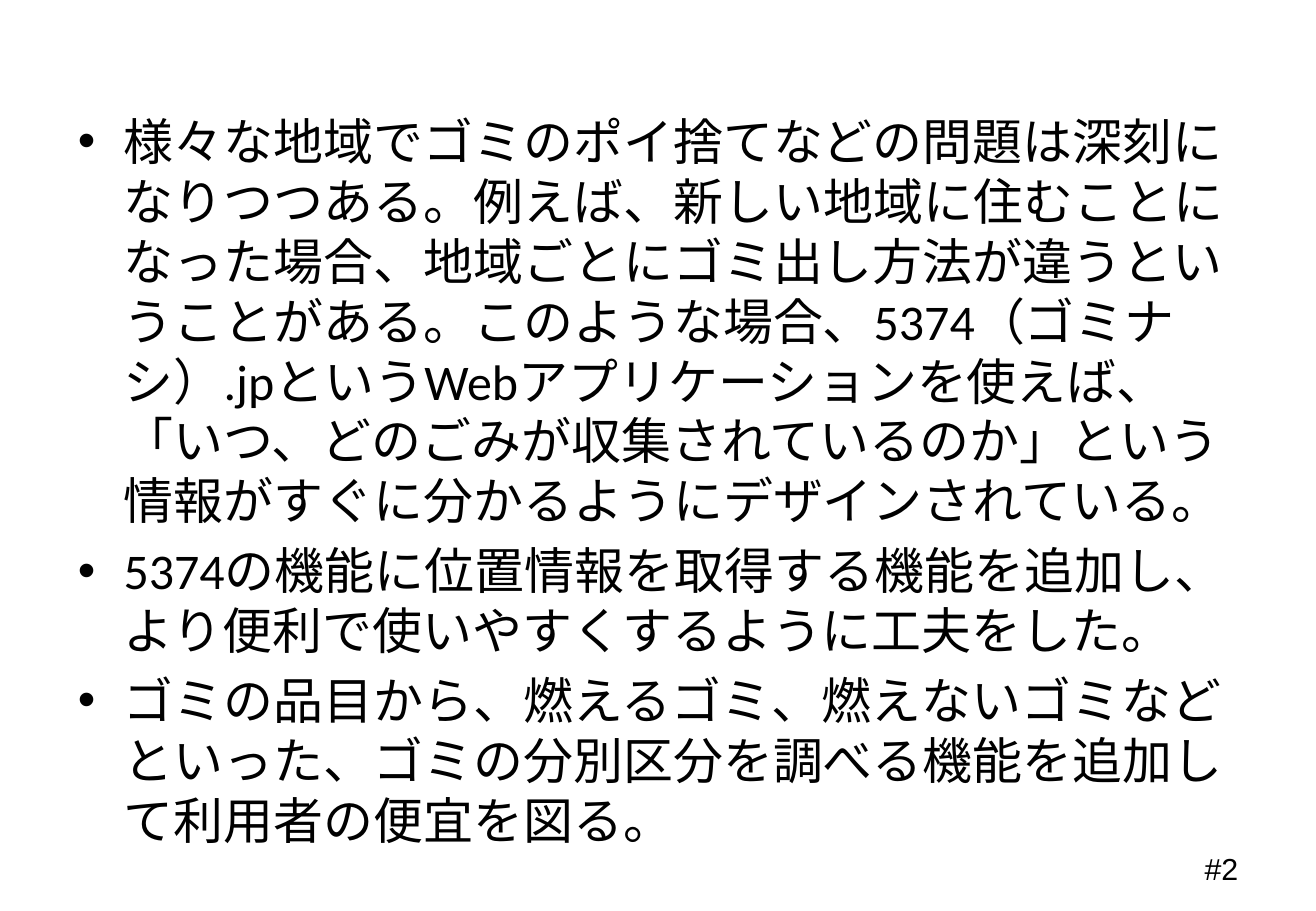
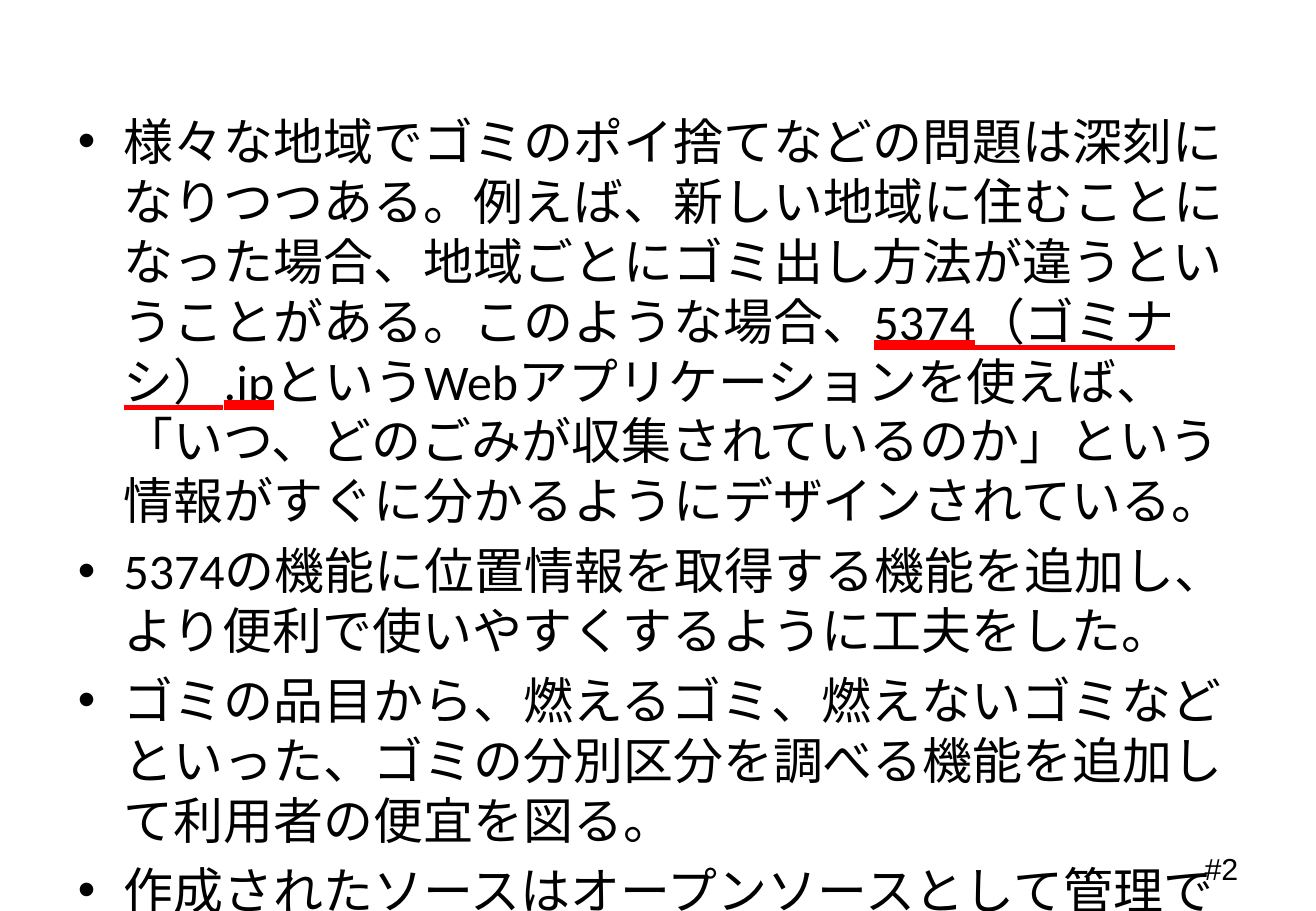
Before and after one commit to Mocchy2/graduation-thesis, a slide deck: slide 2 of 卒業論文 発表用スライド.pptx. Drawn at 1316x911 pixels with LibreOffice and Linux fonts; fonts in the diff are those of the drawing; background and template pictures are left out. Boxes give left, top, right and bottom in pixels: in the first picture for what was removed or moved away, otherwise in the second. Text is boxed around its words. In the diff, an @@ line names an element or a change of style, - is before the commit and + after.

```diff
--- a/卒業論文 発表用スライド.pptx
+++ b/卒業論文 発表用スライド.pptx
@@ text at <box>124,117,1224,523</box>: underline on in "様々な地域でゴミのポイ捨てなどの問題は深刻になりつつある。例えば、新しい地域に住むことになった場合、地域ごとにゴミ出し方 ..." @@
@@ text at <box>124,859,1214,911</box>: paragraph added @@
+• 作成されたソースはオープンソースとして管理できるようにして，GitHubを使用できるようにする
```
Also in this commit, not shown: 4 other slides changed.
